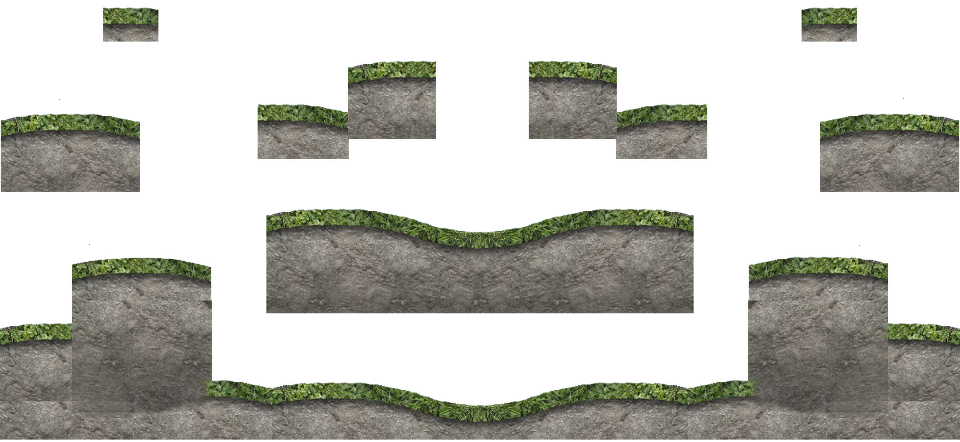
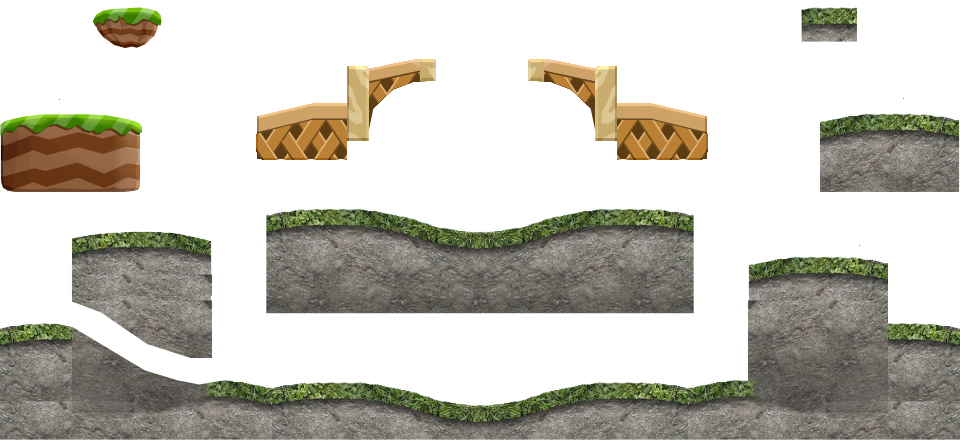
Layer changes from the first 960×442 image to the second:
added layer "Pasted Layer #2" above "wood plank copy" over [528, 59, 708, 160]
added layer "wood plank copy" above "wood plank #1" over [369, 72, 420, 112]
added layer "wood plank" above "Pasted Layer #1" over [256, 120, 347, 160]
added layer "Pasted Layer #1" above "Pasted Layer" over [420, 59, 436, 82]
added layer "Pasted Layer" above "left bridge" over [347, 66, 369, 141]
added layer "left bridge" above "left top grass" over [257, 59, 420, 159]
added layer "left top grass" above "left top shad" over [92, 7, 162, 26]
added layer "left top shad" above "left top ground" over [93, 9, 158, 27]
added layer "left top ground" above "left mid grass" over [95, 12, 159, 48]
added layer "left mid grass" above "left mid shad" over [0, 114, 144, 137]
added layer "left mid shad" above "left mid ground" over [0, 116, 142, 139]
added layer "left mid ground" above "spawn dots #1" over [0, 115, 142, 194]
painted on "half level" over [0, 6, 709, 385]
